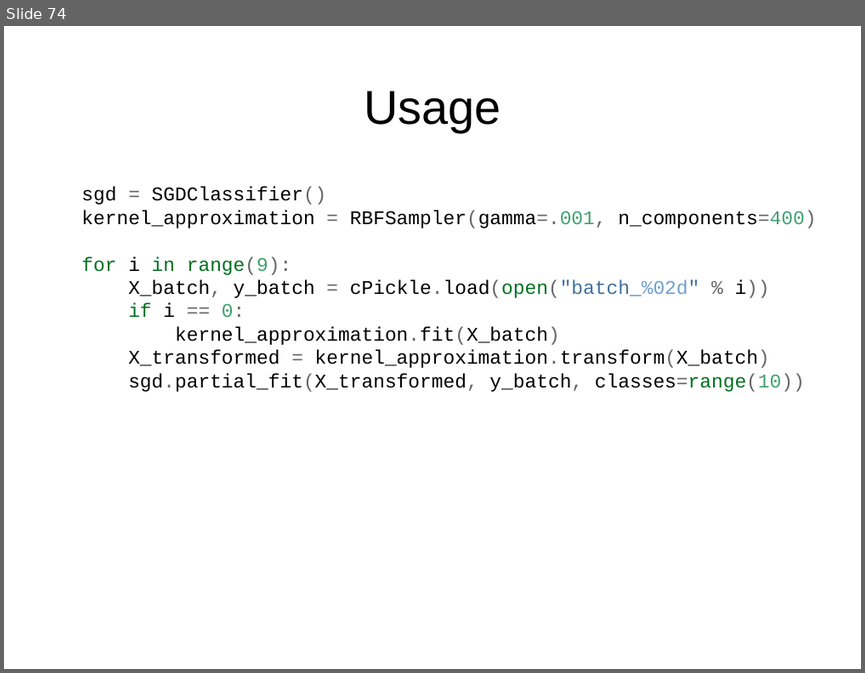
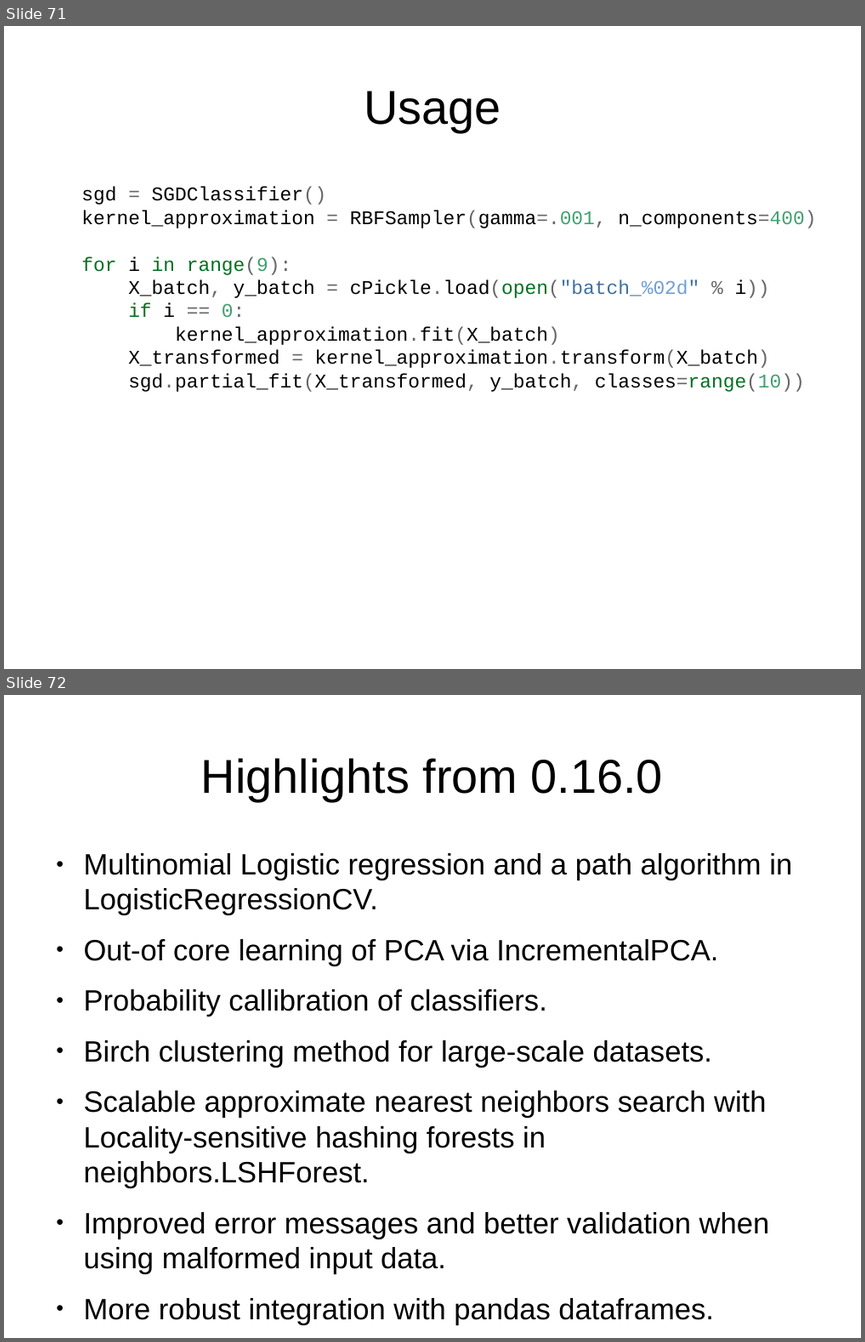
Before and after one commit to amueller/talks_odt, a slide deck: nyc-open-data-2015-andvanced-sklearn.odp. Shown one above the other, each under a label of ours: slide 74 before the commit, slides 71 and 72 after it. The pictures are 865x673 and 865x1342 pixels, drawn with LibreOffice and Linux fonts; fonts in the diff are those of the drawing. Boxes give left, top, right and bottom in pixels: in the first picture for what was removed or moved away, otherwise in the second. Text is boxed around its words. In the diff, an @@ line names an element or a change of style, - is before the commit and + after.

```diff
--- a/nyc-open-data-2015-andvanced-sklearn.odp
+++ b/nyc-open-data-2015-andvanced-sklearn.odp
@@ slide 72 added at [4,695,861,1338], background #FFFFFF @@
@@ title added at [201,758,663,801], 44 pt, text #000000 @@
+Highlights from 0.16.0
@@ text added at [84,853,792,1325], 27.2 pt, text #000000 @@
+● Multinomial Logistic regression and a path algorithm in LogisticRegressionCV.
+● Out-of core learning of PCA via IncrementalPCA.
+● Probability callibration of classifiers.
+● Birch clustering method for large-scale datasets.
+● Scalable approximate nearest neighbors search with Locality-sensitive hashing forests in neighbors.LSHForest.
+● Improved error messages and better validation when using malformed input data.
+● More robust integration with pandas dataframes.
@@ what was slide 74 is now slide 71 @@
```
Also in this commit, not shown: 15 slides changed, 2 other slides added, 5 slides removed.
